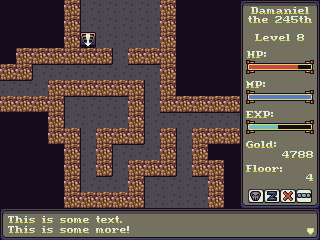
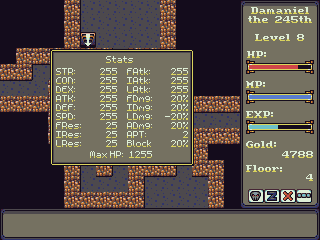
Two versions of the same layered image (320px x 240px). Layer-by-layer changes:
added layer "Pasted Layer #1" above "Pasted Layer" over (50, 49, 194, 166)
painted on "Background" over (8, 119, 314, 235)
